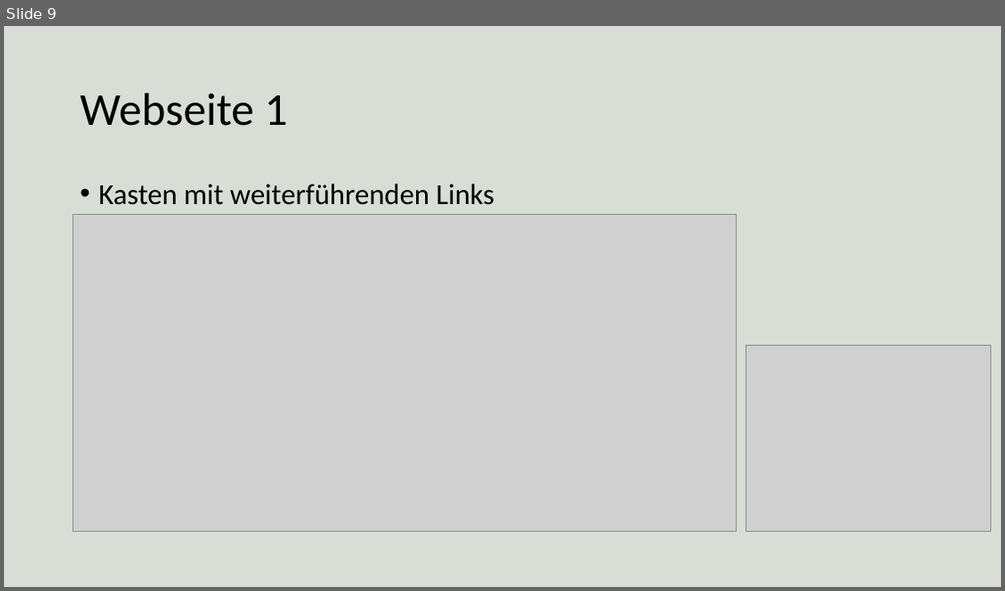
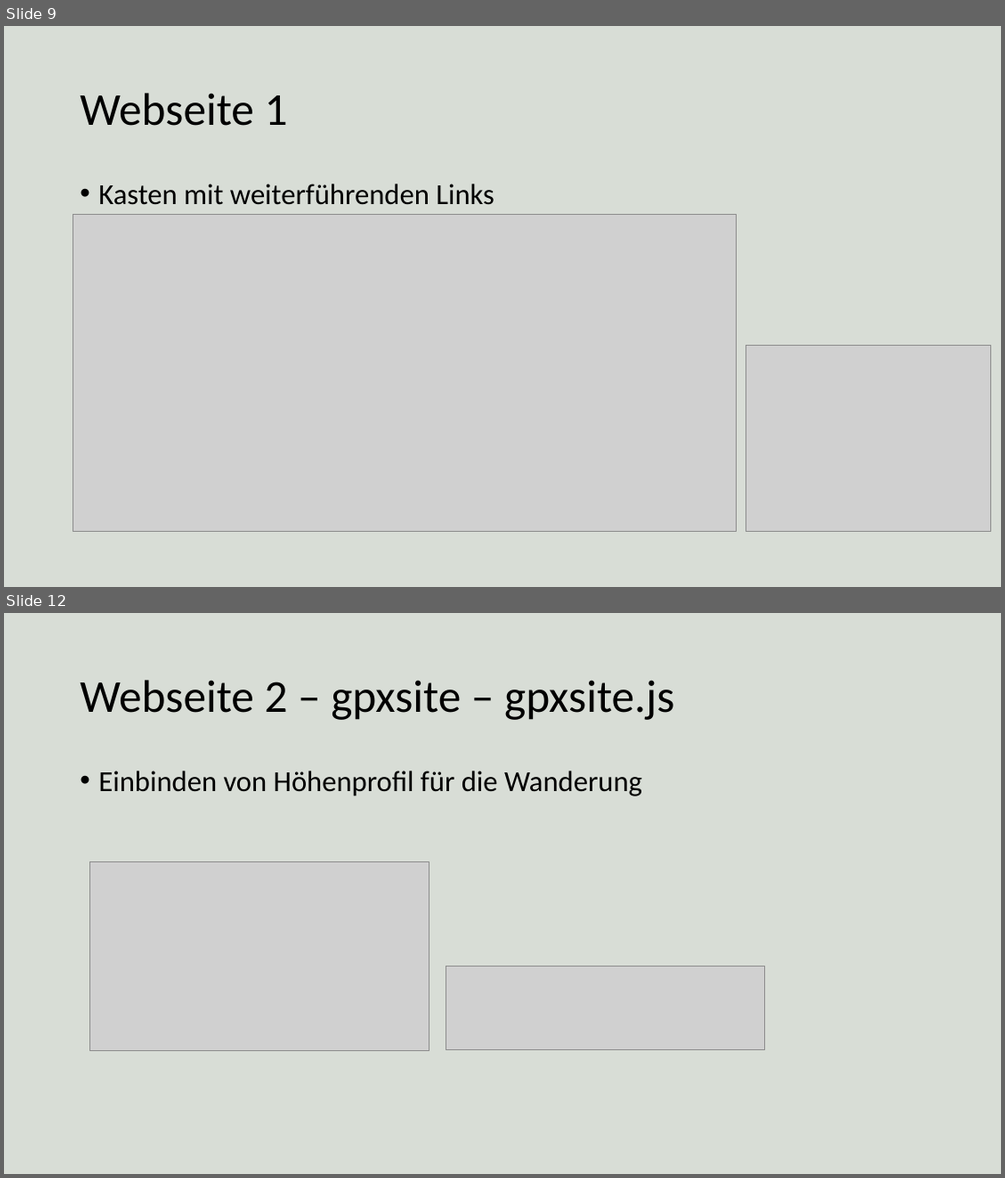
Before and after one commit to MoTouLaTirol/MoTouLaTirol.github.io, a slide deck: folien.pptx. Shown one above the other, each under a label of ours: slide 9 before the commit, slides 9 and 12 after it; the slides between them are not shown. The pictures are 1005x591 and 1005x1178 pixels, drawn with LibreOffice and Linux fonts; fonts in the diff are those of the drawing; grey boxes stand for pictures. Boxes give left, top, right and bottom in pixels: in the first picture for what was removed or moved away, otherwise in the second. Text is boxed around its words. In the diff, an @@ line names an element or a change of style, - is before the commit and + after.

```diff
--- a/folien.pptx
+++ b/folien.pptx
@@ slide 12 added at (4,613,1001,1174), background #3D5933 at 20% opacity @@
@@ title added at (80,680,674,720), 44 pt, text #000000 @@
+Webseite 2 – gpxsite – gpxsite.js
@@ text added at (98,771,642,796), 28 pt, text #000000 @@
+• Einbinden von Höhenprofil für die Wanderung
@@ picture added at (90,861,429,1050) @@
@@ picture added at (446,966,764,1049) @@
```
Also in this commit, not shown: 4 other slides added, 1 slide removed.
